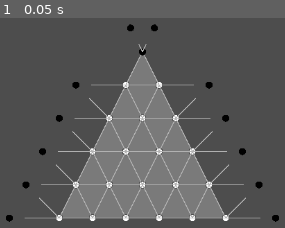
Above: before the commit, frame 1.
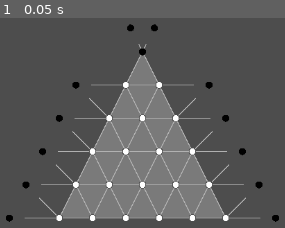
Above: after the commit, the same moment.

Repository: pegesund/trivium
Game: Godot game, scene res://node_2d.tscn
Same seed, same stepped clock (60 frames per second), same inputs: the game is played once before the commit and once after it.
Inputs:
- Up to frame 1 (0.05 s): no input

The runs differ from the first frame. In frame 1, 0.6% of the frame differs, in the area x 19-81%, y 14-96%.

Commit message:
bane på vei

Diff:
--- a/node_2d.gd
+++ b/node_2d.gd
@@ -48,6 +48,25 @@
 	for index_point in range(nb_points):
 		draw_line(points_arc[index_point], points_arc[index_point + 1], color, 1)
 
+# Function to draw a line with a gap before reaching the endpoint
+func draw_line_with_gap(start_point, end_point, gap_distance, line_color, line_width):
+	var direction = (end_point - start_point).normalized()
+	var total_distance = start_point.distance_to(end_point)
+
+	# Calculate the visible endpoint so that the distance from it to the end point
+	# is the same as the gap_distance
+	# Also account for the radius of the black circle
+	var visible_distance = total_distance - gap_distance - intersection_radius
+
+	# Ensure we don't try to draw a negative length line
+	if visible_distance <= 0:
+		visible_distance = total_distance * 0.1  # Show at least a small portion
+
+	var visible_end = start_point + direction * visible_distance
+
+	# Draw the line
+	draw_line(start_point, visible_end, line_color, line_width)
+
 # Function to draw a horizontal stick
 func draw_horizontal_stick(start_point, direction, stick_length):
 	# Calculate the end point of the stick (horizontal)
@@ -61,9 +80,6 @@
 	# This will be used for diagonal connections to ensure consistent gaps
 	gap_distance = stick_length * (1.0 - visible_line_ratio)
 
-	# Draw the black point at the end
-	draw_intersection(stick_end, true)
-
 	return stick_end
 
 # Function to draw a diagonal stick
@@ -75,30 +91,7 @@
 	var visible_end = start_point + direction * stick_length * visible_line_ratio
 	draw_line(start_point, visible_end, grid_color, connection_width)
 
-	# Draw the black point at the end
-	draw_intersection(stick_end, true)
-
 	return stick_end
-
-# Function to draw a diagonal line from a point to a target black point
-# The visible endpoint will be at the same distance from the black circle as horizontal lines
-func draw_diagonal_connection(start_point, end_point):
-	var direction = (end_point - start_point).normalized()
-	var total_distance = start_point.distance_to(end_point)
-
-	# Calculate the visible endpoint so that the distance from it to the black circle
-	# is the same as the gap_distance calculated for horizontal sticks
-	# Also account for the radius of the black circle
-	var visible_distance = total_distance - gap_distance - intersection_radius
-
-	# Ensure we don't try to draw a negative length line
-	if visible_distance <= 0:
-		visible_distance = total_distance * 0.1  # Show at least a small portion
-
-	var visible_end = start_point + direction * visible_distance
-
-	# Draw the line
-	draw_line(start_point, visible_end, grid_color, connection_width)
 
 # Function to draw a triangle with a grid
 # x_size: width of the triangle
@@ -126,6 +119,7 @@
 	var rows = 6
 	var grid_points = []
 	var stick_ends = []  # To store all stick endpoints for diagonal connections
+	var all_intersections = []  # To store all intersection points (both inner and outer)
 
 	# Calculate the height of each row
 	var row_height = y_size / (rows - 1)
@@ -155,8 +149,8 @@
 			# Add point to row
 			row_points.append(point)
 
-			# Draw the intersection point
-			draw_intersection(point)
+			# Store the intersection point
+			all_intersections.append({"position": point, "is_outer": false})
 
 		# Add row to grid
 		grid_points.append(row_points)
@@ -218,6 +212,9 @@
 		# Store the stick endpoint for this row
 		stick_ends[row].append({"position": stick_end, "side": "left"})
 
+		# Store the outer intersection point
+		all_intersections.append({"position": stick_end, "is_outer": true})
+
 	# Add horizontal sticks to the right side of the triangle
 	for row in range(rows):  # Include all rows
 		var points_in_row = row + 1  # Row 0 has 1 point, row 5 has 6 points
@@ -231,6 +228,9 @@
 		# Store the stick endpoint for this row
 		stick_ends[row].append({"position": stick_end, "side": "right"})
 
+		# Store the outer intersection point
+		all_intersections.append({"position": stick_end, "is_outer": true})
+
 	# Calculate diagonal directions from top point
 	var top_left_dir = (grid_points[1][0] - triangle_top).normalized()
 	var top_right_dir = (grid_points[1][1] - triangle_top).normalized()
@@ -242,14 +242,14 @@
 	var top_left_black = triangle_top - top_left_dir * top_row_height
 	var top_right_black = triangle_top - top_right_dir * top_row_height
 
-	# Draw the black circles
-	draw_intersection(top_left_black, true)
-	draw_intersection(top_right_black, true)
+		# Store the black circles for later drawing
+	all_intersections.append({"position": top_left_black, "is_outer": true})
+	all_intersections.append({"position": top_right_black, "is_outer": true})
 
 	# Draw diagonal connections from the top point to the black circles
 	# Use the same gap_distance principle as for other connections
-	draw_diagonal_connection(triangle_top, top_left_black)
-	draw_diagonal_connection(triangle_top, top_right_black)
+	draw_line_with_gap(triangle_top, top_left_black, gap_distance, grid_color, connection_width)
+	draw_line_with_gap(triangle_top, top_right_black, gap_distance, grid_color, connection_width)
 
 	# Now draw diagonal connections from outer grid points to black points in the layer above
 	for row in range(1, rows):  # Start from row 1 (second row) since row 0 has no layer above
@@ -259,7 +259,7 @@
 			var above_left_stick = stick_ends[row-1][0]["position"]  # Left stick endpoint in row above
 
 			# Draw diagonal connection
-			draw_diagonal_connection(left_point, above_left_stick)
+			draw_line_with_gap(left_point, above_left_stick, gap_distance, grid_color, connection_width)
 
 		# Connect right edge points to the right stick endpoint in the row above
 		if row < rows - 1:  # Skip the bottom row for right edge
@@ -267,7 +267,7 @@
 			var above_right_stick = stick_ends[row-1][1]["position"]  # Right stick endpoint in row above
 
 			# Draw diagonal connection
-			draw_diagonal_connection(right_point, above_right_stick)
+			draw_line_with_gap(right_point, above_right_stick, gap_distance, grid_color, connection_width)
 
 	# Add diagonal connections from the bottom row's outer white points
 	var bottom_row = grid_points[rows-1]  # Get the bottom row
@@ -275,12 +275,16 @@
 	# Connect leftmost point in bottom row to the left stick endpoint in the row above
 	var bottom_left_point = bottom_row[0]
 	var above_left_stick = stick_ends[rows-2][0]["position"]
-	draw_diagonal_connection(bottom_left_point, above_left_stick)
+	draw_line_with_gap(bottom_left_point, above_left_stick, gap_distance, grid_color, connection_width)
 
 	# Connect rightmost point in bottom row to the right stick endpoint in the row above
 	var bottom_right_point = bottom_row[bottom_row.size()-1]
 	var above_right_stick = stick_ends[rows-2][1]["position"]
-	draw_diagonal_connection(bottom_right_point, above_right_stick)
+	draw_line_with_gap(bottom_right_point, above_right_stick, gap_distance, grid_color, connection_width)
+
+	# Draw all intersection points AFTER drawing all lines
+	for intersection in all_intersections:
+		draw_intersection(intersection["position"], intersection["is_outer"])
 
 func _draw():
 	# Get viewport dimensions to center the triangle
